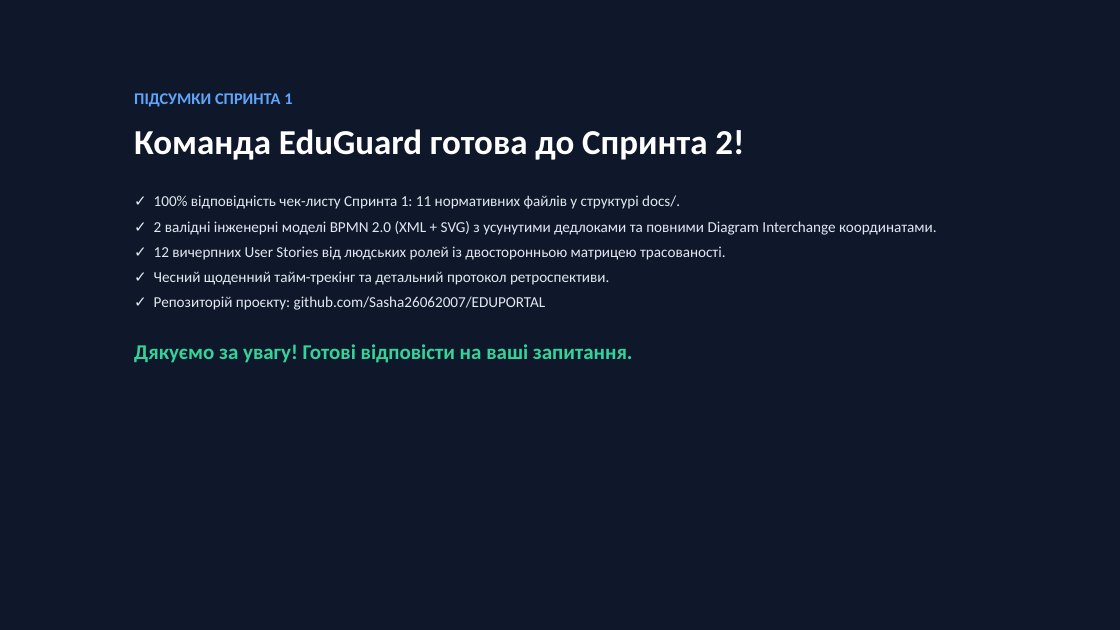
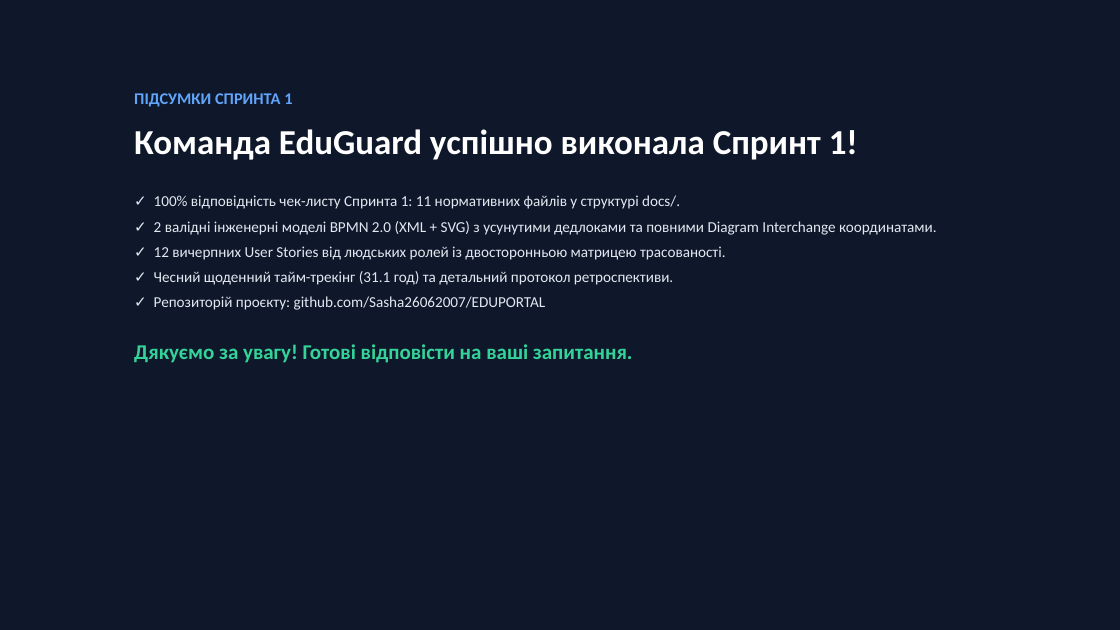
Before and after one commit to Sasha26062007/EDUPORTAL, a slide deck: slide 9 of docs/sprint1/EDUPORTAL_Sprint1_Presentation.pptx. Drawn at 1120x630 pixels with LibreOffice and Linux fonts; fonts in the diff are those of the drawing. Boxes give left, top, right and bottom in pixels: in the first picture for what was removed or moved away, otherwise in the second. Text is boxed around its words. In the diff, an @@ line names an element or a change of style, - is before the commit and + after.

```diff
--- a/docs/sprint1/EDUPORTAL_Sprint1_Presentation.pptx
+++ b/docs/sprint1/EDUPORTAL_Sprint1_Presentation.pptx
@@ text at (x1=134, y1=129, x2=858, y2=160): text changed @@
-Команда EduGuard готова до Спринта 2!
+Команда EduGuard успішно виконала Спринт 1!
@@ text at (x1=154, y1=271, x2=673, y2=285): text changed @@
-✓ Чесний щоденний тайм-трекінг та детальний протокол ретроспективи.
+✓ Чесний щоденний тайм-трекінг (31.1 год) та детальний протокол ретроспективи.
```
Also in this commit, not shown: 2 other slides changed.
